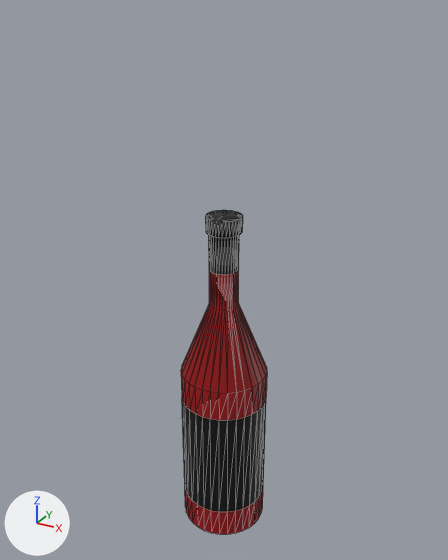
An edit to the glTF model assets/3d/objects/blue/hotel/raw/WineBottle.glb, drawn before and after from the same camera.
Rendered twice from a 50 mm camera at (0.528, -0.961, 1.041) aimed at (-0.01, 0.017, 0.551). The axes (+X, +Y, +Z) are drawn at lower left. The lights are the same throughout. The first picture is the older version. Mesh edges are drawn as thin lines. Vertices at exactly the same position are counted once.

Names of what the first picture shows: 'WineBottle'.
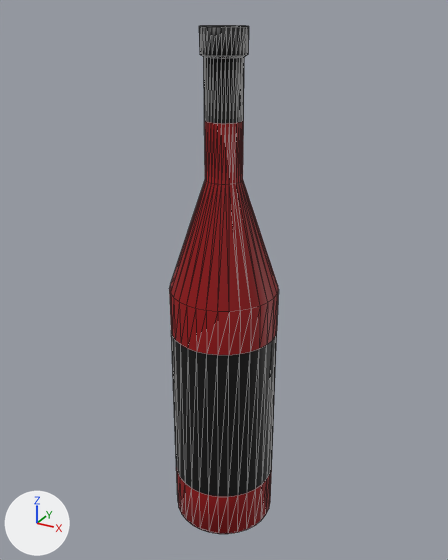
Patch to the scene script:
```diff
--- a/assets/3d/objects/blue/hotel/raw/WineBottle.glb.py
+++ b/assets/3d/objects/blue/hotel/raw/WineBottle.glb.py
@@ me_circle_008 @@
 # used by ob_winebottle; location = (0.0, 0.0, 0.0)
-me_circle_008.from_pydata(...)  # 288 vertices, 542 faces; spans x -0.088..0.088, y -0.088..0.088, z 0.0..0.689
+me_circle_008.from_pydata(...)  # 337 vertices, 670 faces; spans x -0.088..0.088, y -0.088..0.088, z -0.021..0.689
+# me_circle_008 part 1
+# 30 vertices are removed from x -0.088..0.088, y -0.087..0.087, z 0.0
+# 62 faces are deleted
+# 2 vertices move from x 0.0, y -0.088..0.088, z 0.0 to x 0.0, y -0.088..0.088, z -0.008
+# 49 vertices are added at x -0.082..0.082, y -0.082..0.082, z -0.021..-0.007
+# 30 new vertices lie (0.0, 0.0, -0.071) away from vertices in x -0.088..0.088, y -0.087..0.087, z 0.063
+# 190 new faces join them, mat_red (red #980006)
 me_circle_008.materials.append(mat_red)
@@ ob_winebottle @@
 ob_winebottle = bpy.data.objects.new('WineBottle', me_circle_008)
-ob_winebottle.location = (0.0, 0.0, 0.0)
+ob_winebottle.location = (0.0, 0.0, 0.03)
+ob_winebottle.scale = (1.19, 1.19, 1.43)
```

Pixel boxes [x1, y1, x2, y2] of what changed, in the pictures (448 x 560 px):
'WineBottle', reshaped, moved, rescaled (28% wider, 57% taller)
    before: [181, 210, 267, 534]
    after: [169, 26, 279, 534]
part 1 of me_circle_008, built on
    before: [185, 490, 263, 534]
    after: [176, 467, 272, 534]
